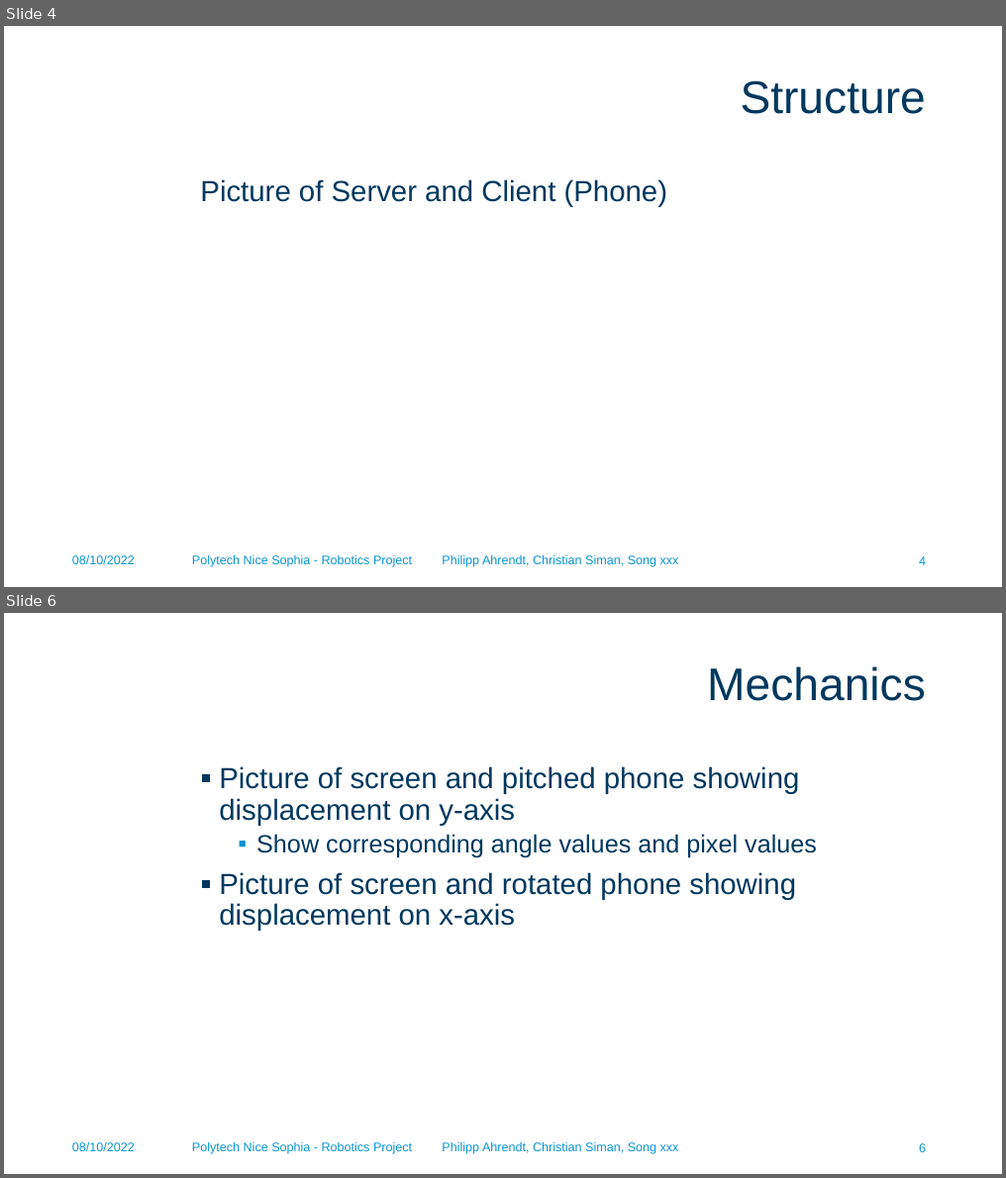
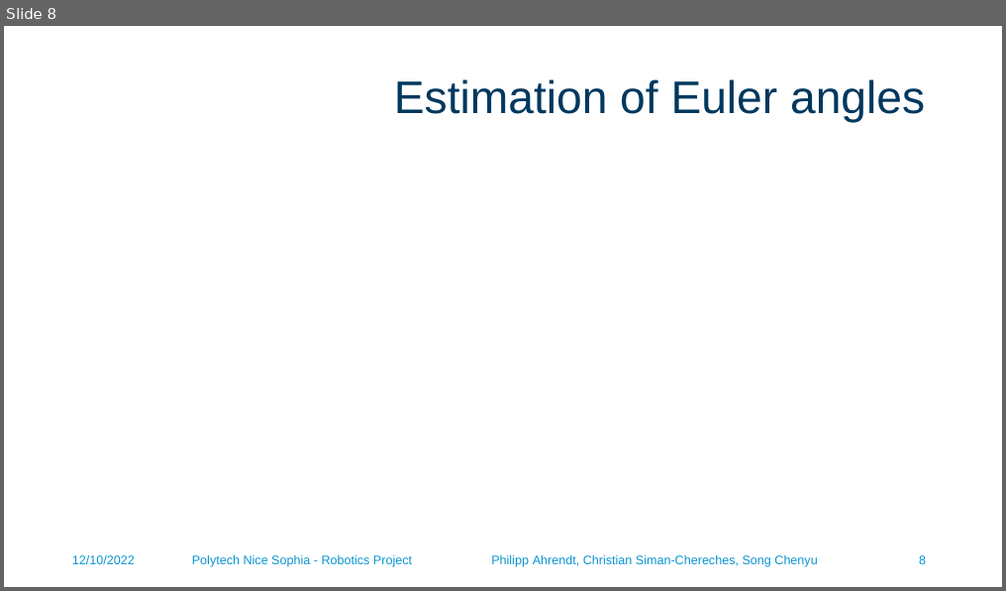
Before and after one commit to phiahr/accel_mouse, a slide deck: Robotics project.pptx. Shown one above the other, each under a label of ours: slides 4 and 6 before the commit, slide 8 after it; the slides between them are not shown. The pictures are 1006x1178 and 1006x591 pixels, drawn with LibreOffice and Linux fonts; fonts in the diff are those of the drawing; grey boxes stand for pictures; background and template pictures are left out. Boxes give left, top, right and bottom in pixels: in the first picture for what was removed or moved away, otherwise in the second. Text is boxed around its words. In the diff, an @@ line names an element or a change of style, - is before the commit and + after.

```diff
--- a/Robotics project.pptx
+++ b/Robotics project.pptx
@@ slide 6 removed at (4, 613, 1002, 1174), background #FFFFFF @@
@@ title removed at (707, 666, 926, 701) @@
-Mechanics
@@ text removed at (219, 766, 817, 931) @@
-▪ Picture of screen and pitched phone showing displacement on y-axis
-  ▪ Show corresponding angle values and pixel values
-▪ Picture of screen and rotated phone showing displacement on x-axis
@@ text removed at (72, 1143, 135, 1152) @@
-08/10/2022
@@ text removed at (192, 1143, 679, 1155) @@
-Polytech Nice Sophia - Robotics Project Philipp Ahrendt, Christian Siman, Song xxx
@@ page number removed at (919, 1144, 926, 1153) @@
-6
@@ what was slide 4 is now slide 8 @@
@@ slide 8 changed as well @@
@@ title at (394, 79, 925, 123): text changed @@
-Structure
+Estimation of Euler angles
@@ text removed at (200, 179, 668, 207) @@
-Picture of Server and Client (Phone)
@@ text at (72, 556, 135, 565): text changed @@
-08/10/2022
+12/10/2022
@@ text at (192, 556, 817, 568): text changed @@
-Polytech Nice Sophia - Robotics Project Philipp Ahrendt, Christian Siman, Song xxx
+Polytech Nice Sophia - Robotics Project Philipp Ahrendt, Christian Siman-Chereches, Song Chenyu
@@ page number removed at (919, 557, 926, 566) @@
-4
@@ page number added at (919, 556, 926, 565), 12 pt, text #0A95D2 @@
+8
```
Also in this commit, not shown: 7 other slides changed, 16 slides added, 1 other slide removed, 5 other files.
